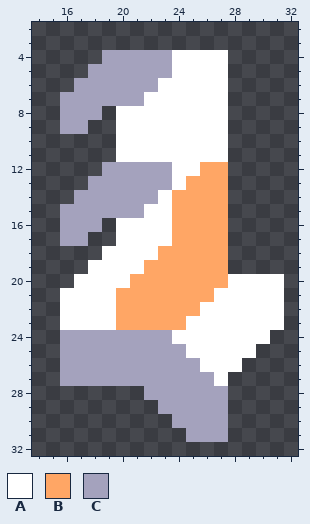
Pixel-art sprite -- sprites/units/exploder.png. Above is the file before it was changed.
The file is 48x48 pixels. Colours within 5 levels of each other are drawn and written as one. Shown: x 14..32, y 2..32.
Palette (. is transparent): A #ffffff  B #ffa665  C #a4a2bd
Pixels before, first column x 16:
 4 ...CCCCCAAAA....
 5 ..CCCCCCAAAA....
 6 .CCCCCCAAAAA....
 7 CCCCCCAAAAAA....
 8 CCC.AAAAAAAA....
 9 CC..AAAAAAAA....
10 ....AAAAAAAA....
11 ....AAAAAAAA....
12 ...CCCCCAABB....
13 ..CCCCCCABBB....
14 .CCCCCCABBBB....
15 CCCCCCAABBBB....
16 CCC.AAAABBBB....
17 CC..AAAABBBB....
18 ...AAAABBBBB....
19 ..AAAABBBBBB....
20 .AAAABBBBBBBAAAA
21 AAAABBBBBBBAAAAA
22 AAAABBBBBBAAAAAA
23 AAAABBBBBAAAAAAA
24 CCCCCCCCAAAAAAA.
25 CCCCCCCCCAAAAA..
26 CCCCCCCCCCAAA...
27 CCCCCCCCCCCA....
28 ......CCCCCC....
29 .......CCCCC....
30 ........CCCC....
31 .........CCC....
And afterwards:
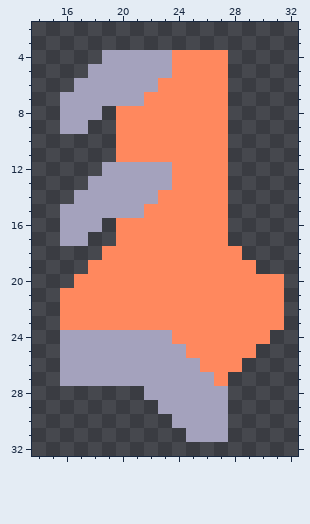
From old to new:
colour A: #ffffff -> #ff885e
Changed rows in their new state; - is a pixel that keeps its letter.
first column x 20:
12 ------AA--
13 -----AAA--
14 ----AAAA--
15 ----AAAA--
16 ----AAAA--
17 ----AAAA--
18 ---AAAAAA-
19 --AAAAAAAA
20 -AAAAAAA--
21 AAAAAAA---
22 AAAAAA----
23 AAAAA-----
Pixel boxes of the changes (left, top, right, bottom) in both pictures:
changed: (60, 50, 284, 386)
